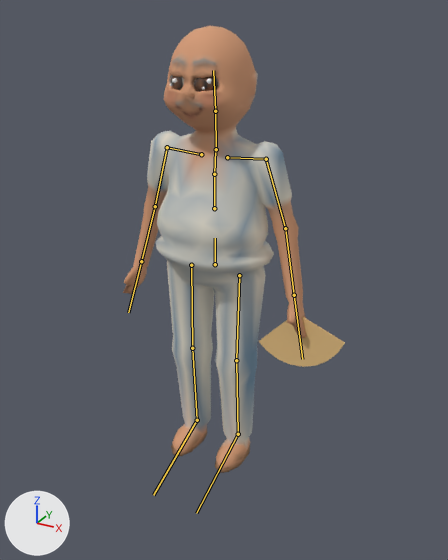
Before and after pictures for a commit that changed the glTF model assets/models/nguoi/ongtam.glb.
One viewpoint serves both versions: a 50 mm lens placed at (0.986, -1.731, 1.583), pointed at (0.132, -0.177, 0.806). Arrows for +X, +Y and +Z are at lower left; the lights stay in place. The first picture is the older version. The bones that bend it are drawn over the model as lines.

Objects in the first picture: 'Nguoi_ongtam'.
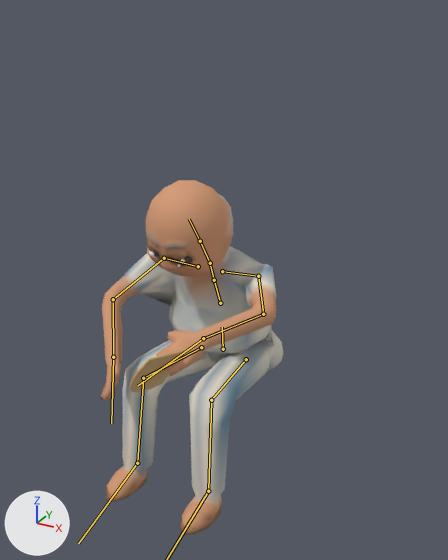
The newer file adds an action. The first version stands in its rest pose; the second is drawn at frame 7 of the action 'quat_bo'.

Where the change shows, as pixel boxes [x1, y1, x2, y2] in the pictures (448 x 560 px):
'Nguoi_ongtam', posed (17% narrower, 21% shorter)
    before: [123, 26, 345, 473]
    after: [101, 180, 284, 535]
bone 'hips', root to tip
    before: (215, 264) to (215, 238)
    after: (223, 349) to (222, 327)
bone 'spine', root to tip
    before: (214, 208) to (214, 174)
    after: (220, 303) to (214, 280)
bone 'chest', root to tip
    before: (214, 174) to (215, 150)
    after: (214, 280) to (210, 263)
bone 'upperarm.L', root to tip
    before: (266, 159) to (285, 228)
    after: (258, 276) to (263, 314)
bone 'forearm.L', root to tip
    before: (285, 228) to (294, 295)
    after: (263, 314) to (203, 338)
bone 'hand.L', root to tip
    before: (294, 295) to (302, 359)
    after: (203, 338) to (138, 385)
bone 'upperarm.R', root to tip
    before: (167, 147) to (155, 206)
    after: (164, 258) to (113, 299)
bone 'forearm.R', root to tip
    before: (155, 206) to (141, 261)
    after: (113, 299) to (113, 357)
bone 'hand.R', root to tip
    before: (141, 261) to (128, 312)
    after: (113, 357) to (111, 423)
bone 'neck', root to tip
    before: (216, 149) to (215, 111)
    after: (210, 263) to (200, 241)
bone 'head', root to tip
    before: (215, 111) to (213, 70)
    after: (200, 241) to (189, 219)
bone 'thigh.L', root to tip
    before: (239, 275) to (236, 360)
    after: (246, 359) to (211, 400)
bone 'shin.L', root to tip
    before: (236, 360) to (238, 434)
    after: (211, 400) to (208, 491)
bone 'thigh.R', root to tip
    before: (191, 265) to (192, 348)
    after: (201, 347) to (143, 378)
bone 'shin.R', root to tip
    before: (192, 348) to (197, 420)
    after: (143, 378) to (137, 463)
bone 'foot.R', root to tip
    before: (197, 420) to (153, 495)
    after: (137, 463) to (78, 543)

What the commit changed:
Bone 'hips' (bone_hips) moves from (0.0, 0.0, 0.0) to (0.0, -0.364, -0.058).
Bone 'hips' (bone_hips) turns from (0, 0, 0) to (6, 0, 0) degrees about its own x, y and z.
Bone 'spine' (bone_spine) turns from (0, 0, 0) to (17, 0, 0) degrees about its own x, y and z.
Bone 'chest' (bone_chest) turns from (0, 0, 0) to (4, 2, 0) degrees about its own x, y and z.
Bone 'upperarm.L' (bone_upperarm_l) turns from (0, 0, 0) to (-78, -33, -40) degrees about its own x, y and z.
Bone 'forearm.L' (bone_forearm_l) turns from (0, 0, 0) to (-37, -2, 23) degrees about its own x, y and z.
Bone 'hand.L' (bone_hand_l) turns from (0, 0, 0) to (7, 0, 25) degrees about its own x, y and z.
Bone 'upperarm.R' (bone_upperarm_r) turns from (0, 0, 0) to (-64, 17, 27) degrees about its own x, y and z.
Bone 'forearm.R' (bone_forearm_r) turns from (0, 0, 0) to (-23, -9, -41) degrees about its own x, y and z.
Bone 'hand.R' (bone_hand_r) turns from (0, 0, 0) to (8, 0, 0) degrees about its own x, y and z.
Bone 'neck' (bone_neck) turns from (0, 0, 0) to (7, 3, 0) degrees about its own x, y and z.
Bone 'head' (bone_head) turns from (0, 0, 0) to (-2, -11, -1) degrees about its own x, y and z.
Bone 'thigh.L' (bone_thigh_l) turns from (0, 0, 0) to (-99, -8, -7) degrees about its own x, y and z.
Bone 'shin.L' (bone_shin_l) turns from (0, 0, 0) to (81, -5, 6) degrees about its own x, y and z.
Bone 'foot.L' (bone_foot_l) turns from (0, 0, 0) to (-3, 0, -2) degrees about its own x, y and z.
Bone 'thigh.R' (bone_thigh_r) turns from (0, 0, 0) to (-99, 8, 7) degrees about its own x, y and z.
Bone 'shin.R' (bone_shin_r) turns from (0, 0, 0) to (81, 5, -6) degrees about its own x, y and z.
Bone 'foot.R' (bone_foot_r) turns from (0, 0, 0) to (-3, 0, 2) degrees about its own x, y and z.
